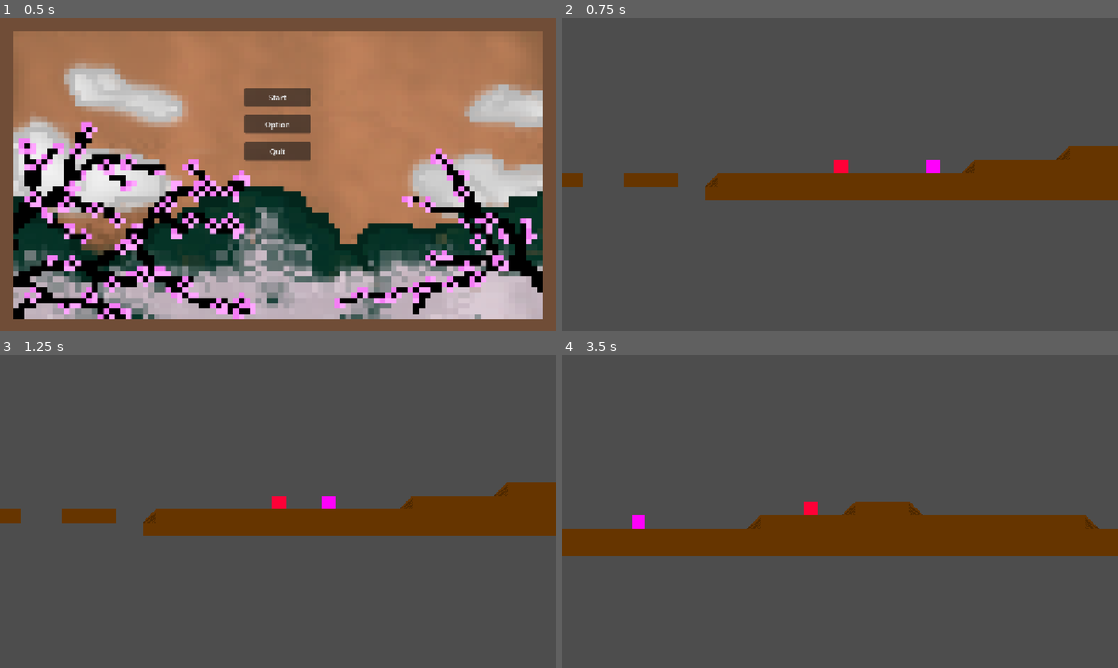
Above: before the commit, frames 1-4 (two rows, left to right).
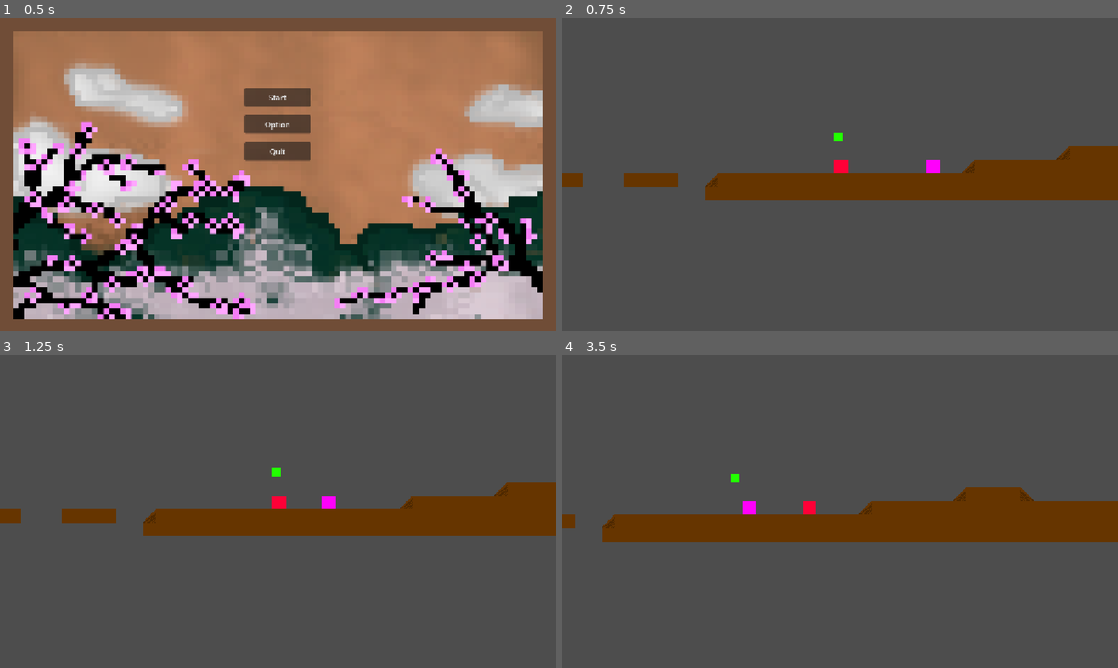
Above: after the commit, the same moments.

Repository: battlecatslover11/13EOYP-Game
Game: Godot game, scene res://MenuAssets/Title_Screen.tscn
The game is run twice, just before and just after one commit, with the same random seed, the same clock (stepped at 60 frames per second) and the same inputs.
Inputs:
- Up to frame 1 (0.5 s): no input
- Up to frame 2 (0.75 s): click "Start" at 0.5 s
- Up to frame 3 (1.25 s): no input
- Up to frame 4 (3.5 s): hold Right (right) 1.28-2.78 s; tap X (dash) at 1.35, 2.1, 2.85 s; tap Up (jump) at 1.52, 2.27 s; hold Left (left) from 2.78 s (still down)

Frame 1 is identical in both runs. In frame 2, less than 0.1% of the frame differs, in the area x 48-51%, y 36-40%; in frame 3, less than 0.1%; in frame 4, 8.9%, in the area x 0-100%, y 38-65%.

Commit message:
added collectables

Diff:
--- a/EnemyAssets/Swordman_Enemy.tscn
+++ b/EnemyAssets/Swordman_Enemy.tscn
@@ -1,7 +1,7 @@
 [gd_scene format=3 uid="uid://c2ix3082ubx1p"]
 
 [ext_resource type="Texture2D" uid="uid://c80sfudck02y3" path="res://EnemyAssets/placeholder enemy.png" id="1_1d362"]
-[ext_resource type="Script" uid="uid://1vlls58dbsj0" path="res://EnemyAssets/swordman_enemy.gd" id="1_gfhjj"]
+[ext_resource type="Script" uid="uid://1vlls58dbsj0" path="res://Scripts/swordman_enemy.gd" id="1_gfhjj"]
 
 [sub_resource type="SpriteFrames" id="SpriteFrames_vpnsq"]
 animations = [{
--- /dev/null
+++ b/ItemAssets/Collectible_Healing.tscn
@@ -0,0 +1,31 @@
+[gd_scene format=3 uid="uid://6r0wsqwwbioy"]
+
+[ext_resource type="Script" uid="uid://ca3drt1mvux30" path="res://Scripts/collectible_healing.gd" id="1_5ulxr"]
+[ext_resource type="Texture2D" uid="uid://cnyapltg2gbo6" path="res://ItemAssets/Healing_Item.png" id="2_7mlcf"]
+
+[sub_resource type="SpriteFrames" id="SpriteFrames_vpnsq"]
+animations = [{
+"frames": [{
+"duration": 1.0,
+"texture": ExtResource("2_7mlcf")
+}],
+"loop": 1,
+"name": &"default",
+"speed": 5.0
+}]
+
+[sub_resource type="RectangleShape2D" id="RectangleShape2D_vpnsq"]
+size = Vector2(8, 8)
+
+[node name="Healing_Item" type="Area2D" unique_id=1233797065]
+script = ExtResource("1_5ulxr")
+
+[node name="AnimatedSprite2D" type="AnimatedSprite2D" parent="." unique_id=1014532807]
+position = Vector2(-2.3841858e-07, 2.3841858e-07)
+scale = Vector2(0.625, 0.625)
+sprite_frames = SubResource("SpriteFrames_vpnsq")
+
+[node name="CollisionShape2D" type="CollisionShape2D" parent="." unique_id=308634606]
+shape = SubResource("RectangleShape2D_vpnsq")
+
+[connection signal="body_entered" from="." to="." method="_on_body_entered"]
--- a/Main_Scene.tscn
+++ b/Main_Scene.tscn
@@ -5,6 +5,7 @@
 [ext_resource type="Texture2D" uid="uid://8c764ksmlags" path="res://BlockAssets/placeholder slope.png" id="2_tkmsp"]
 [ext_resource type="Texture2D" uid="uid://kcyqn0apcj5d" path="res://BlockAssets/placeholder slope 2.png" id="3_5yw3w"]
 [ext_resource type="PackedScene" uid="uid://c2ix3082ubx1p" path="res://EnemyAssets/Swordman_Enemy.tscn" id="5_qtktj"]
+[ext_resource type="PackedScene" uid="uid://6r0wsqwwbioy" path="res://ItemAssets/Collectible_Healing.tscn" id="6_654x7"]
 
 [sub_resource type="TileSetAtlasSource" id="TileSetAtlasSource_7fr83"]
 texture = ExtResource("1_8sucx")
@@ -27,6 +28,8 @@
 sources/1 = SubResource("TileSetAtlasSource_5yw3w")
 sources/3 = SubResource("TileSetAtlasSource_qtktj")
 
+[sub_resource type="RectangleShape2D" id="RectangleShape2D_vpnsq"]
+
 [node name="FirstArea" type="Node2D" unique_id=542078179]
 
 [node name="TileMap" type="TileMap" parent="." unique_id=1472983157]
@@ -46,3 +49,12 @@
 
 [node name="Swordman" parent="Enemies" unique_id=2008949987 instance=ExtResource("5_qtktj")]
 position = Vector2(127, -8)
+
+[node name="Healing_Item" parent="." unique_id=1233797065 instance=ExtResource("6_654x7")]
+position = Vector2(-2, -43)
+
+[node name="Collisions" type="StaticBody2D" parent="." unique_id=1132021399]
+
+[node name="CollisionShape2D" type="CollisionShape2D" parent="Collisions" unique_id=1549076113]
+position = Vector2(27, -9)
+shape = SubResource("RectangleShape2D_vpnsq")
--- a/MenuAssets/Option_Menu.tscn
+++ b/MenuAssets/Option_Menu.tscn
@@ -1,6 +1,6 @@
 [gd_scene format=3 uid="uid://bvk4r00bi0w7b"]
 
-[ext_resource type="Script" uid="uid://bo76wrfsob1wq" path="res://MenuAssets/option_menu.gd" id="1_4l2hn"]
+[ext_resource type="Script" uid="uid://bo76wrfsob1wq" path="res://Scripts/option_menu.gd" id="1_4l2hn"]
 
 [sub_resource type="GDScript" id="GDScript_4l2hn"]
 
--- a/MenuAssets/Title_Screen.tscn
+++ b/MenuAssets/Title_Screen.tscn
@@ -1,6 +1,6 @@
 [gd_scene format=3 uid="uid://blfi6l8dfsb7a"]
 
-[ext_resource type="Script" uid="uid://c5x7cxv2yhcxx" path="res://MenuAssets/title_screen.gd" id="1_fqm6y"]
+[ext_resource type="Script" uid="uid://c5x7cxv2yhcxx" path="res://Scripts/title_screen.gd" id="1_fqm6y"]
 [ext_resource type="Texture2D" uid="uid://d2gaf3lfuosqg" path="res://MenuAssets/Screenshot 2026-08-03 114026.png" id="1_hgv8g"]
 
 [node name="TitleScreen" type="Control" unique_id=2136453904]
--- a/PlayerAssets/Player.tscn
+++ b/PlayerAssets/Player.tscn
@@ -1,6 +1,6 @@
 [gd_scene format=3 uid="uid://4s5un8f7wmr2"]
 
-[ext_resource type="Script" uid="uid://cm0ei8l3mqh0x" path="res://PlayerAssets/player.gd" id="1_kpjcp"]
+[ext_resource type="Script" uid="uid://cm0ei8l3mqh0x" path="res://Scripts/player.gd" id="1_kpjcp"]
 [ext_resource type="Texture2D" uid="uid://c8y04gwmli5ss" path="res://PlayerAssets/placeholder player.png" id="1_xhfnw"]
 
 [sub_resource type="SpriteFrames" id="SpriteFrames_kpjcp"]
--- /dev/null
+++ b/Scripts/collectible_healing.gd
@@ -0,0 +1,5 @@
+extends Area2D
+
+func _on_body_entered(body):
+	print("niuckers")
+	queue_free()
--- a/PlayerAssets/player.gd
+++ b/Scripts/player.gd
@@ -10,6 +10,7 @@
 var dash_buffer = true
 var dir: float = 0
 var dash_count = 1
+var player_health = 3
 
 var wallcontact_coyote: float = 0.0
 const wallcontact_coyotetime: float = 0.2
Binary file added: ItemAssets/Healing_Item.png
Not shown, added: ItemAssets/Healing_Item.png.import
Not shown, added: Scripts/collectible_healing.gd.uid
Renamed: MenuAssets/option_menu.gd -> Scripts/option_menu.gd
Renamed: MenuAssets/option_menu.gd.uid -> Scripts/option_menu.gd.uid
Renamed: PlayerAssets/player.gd.uid -> Scripts/player.gd.uid
Renamed: EnemyAssets/swordman_enemy.gd.uid -> Scripts/swordman_enemy.gd.uid
Renamed: MenuAssets/title_screen.gd -> Scripts/title_screen.gd
Renamed: MenuAssets/title_screen.gd.uid -> Scripts/title_screen.gd.uid
